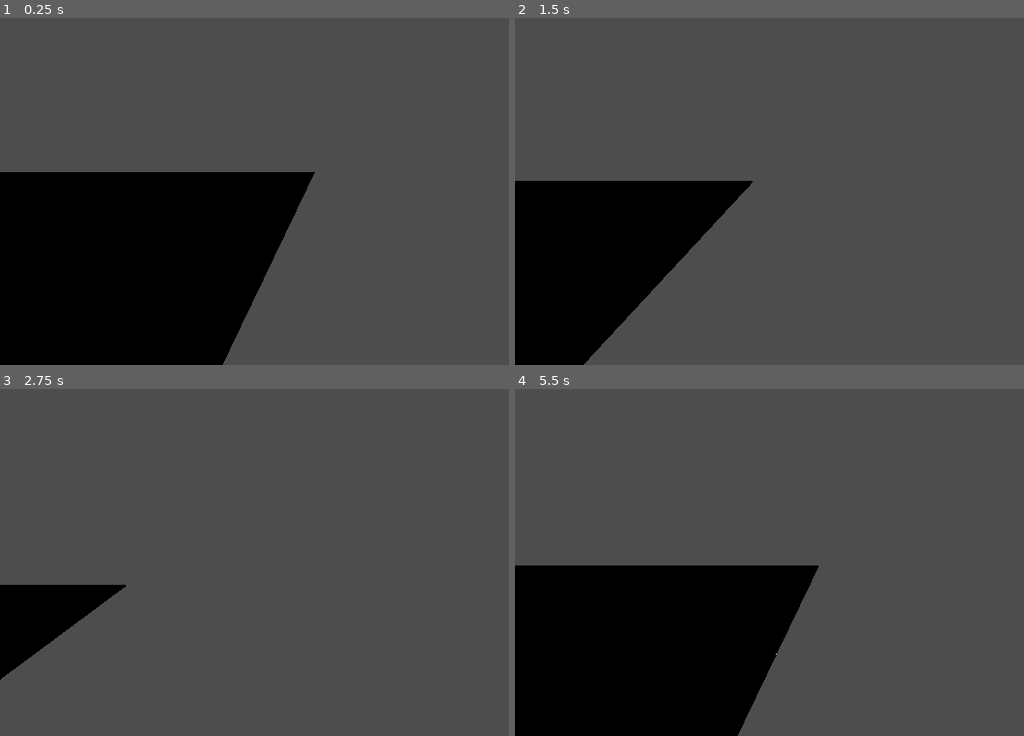
Above: before the commit, frames 1-4 (two rows, left to right).
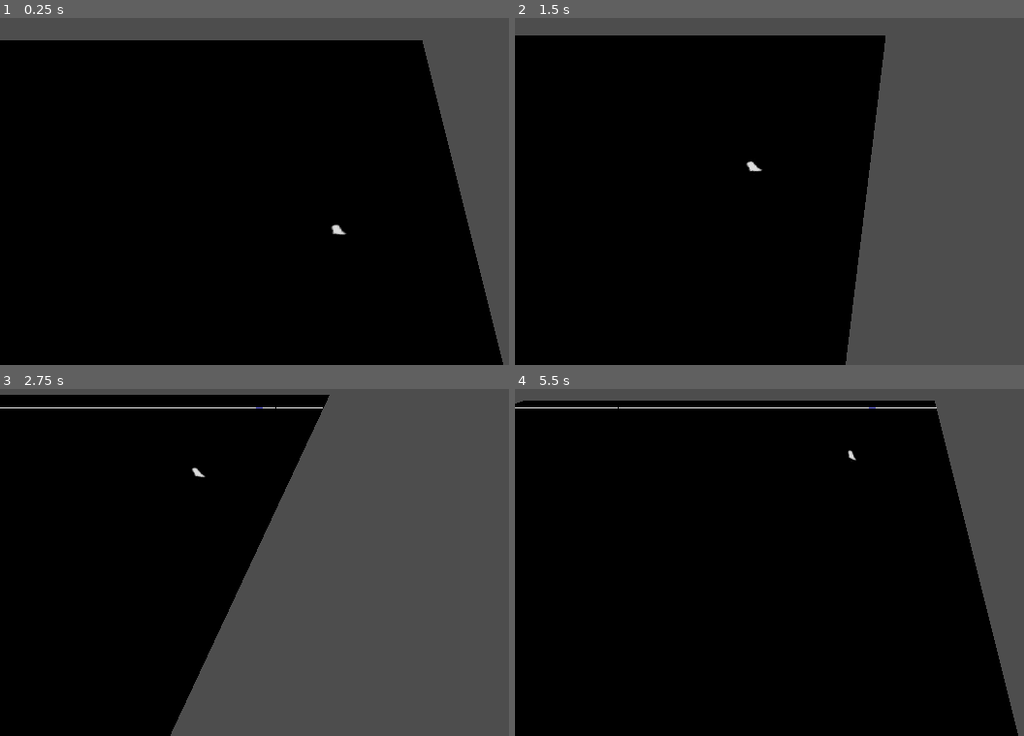
Above: after the commit, the same moments.

Repository: Ssssssaber/mara-winter-slumber
Game: Godot game, scene res://scenes/3d/environment/world.tscn
Two runs of this game, one before a commit and one after it. Both use one fixed random seed, a clock stepped at 60 frames per second and the inputs below.
Inputs:
- Up to frame 1 (0.25 s): no input
- Up to frame 2 (1.5 s): hold Right (ui_right) 0.53-1.28 s; hold Down (ui_down) from 1.28 s (still down)
- Up to frame 3 (2.75 s): release Down (ui_down) at 2.03 s; hold Right (ui_right) from 2.03 s (still down)
- Up to frame 4 (5.5 s): release Right (ui_right) at 2.78 s; hold Up (ui_up) 2.78-3.53 s; hold Left (ui_left) 3.53-5.03 s; hold Down (ui_down) from 5.03 s (still down)

The runs differ from the first frame. In frame 1, 56% of the frame differs, in the area x 0-99%, y 6-100%; in frame 2, 49%; in frame 3, 45%; in frame 4, 62%, in the area x 0-99%, y 3-100%.

Commit message:
(fix): camera movement

Diff:
--- a/scenes/3d/environment/world.tscn
+++ b/scenes/3d/environment/world.tscn
@@ -24,7 +24,7 @@
 curve = SubResource("Curve3D_xrmru")
 
 [node name="Camera3D" type="Camera3D" parent="."]
-transform = Transform3D(1, 0, 0, 0, 0.9135454, 0.40673664, 0, -0.40673664, 0.9135454, 80.017006, 31.448, -9.084972)
+transform = Transform3D(1, 0, 0, 0, 0.7547096, 0.656059, 0, -0.656059, 0.7547096, 53.949, 31.448, 17.698)
 script = ExtResource("6_sqiv5")
 
 [node name="DirectionalLight3D" type="DirectionalLight3D" parent="."]
--- a/scripts/3d/camera/cameracontroller.gd
+++ b/scripts/3d/camera/cameracontroller.gd
@@ -6,6 +6,6 @@
 
 func _process(delta: float) -> void:
     direction.x = Input.get_axis("ui_left", "ui_right")
-    direction.z = Input.get_axis("ui_down", "ui_up")
+    direction.z = Input.get_axis("ui_up", "ui_down")
 
     position += direction.normalized() * speed * delta
